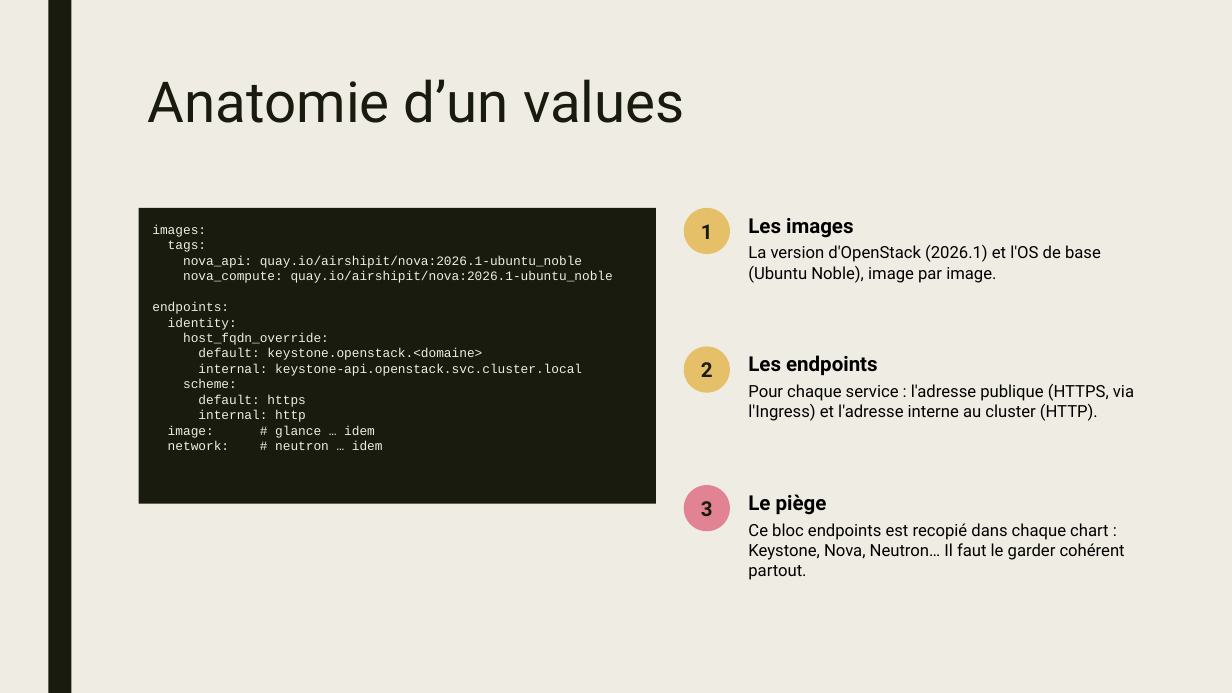
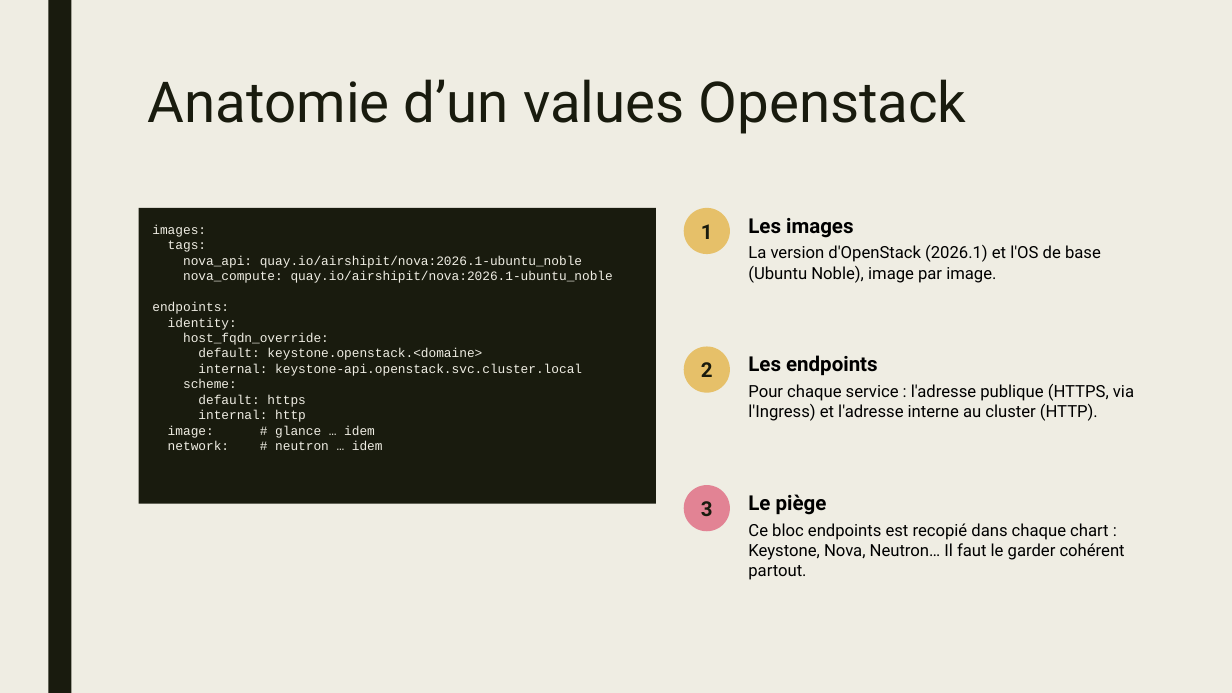
Before and after one commit to KakorHolloway/openstack-helm-demo, a slide deck: slide 23 of slides/openstack-helm-capitole-du-libre-2026.pptx. Drawn at 1232x693 pixels with LibreOffice and Linux fonts; fonts in the diff are those of the drawing. Boxes give left, top, right and bottom in pixels: in the first picture for what was removed or moved away, otherwise in the second. Text is boxed around its words. In the diff, an @@ line names an element or a change of style, - is before the commit and + after.

```diff
--- a/slides/openstack-helm-capitole-du-libre-2026.pptx
+++ b/slides/openstack-helm-capitole-du-libre-2026.pptx
@@ title at (148,79,967,134): text changed @@
-Anatomie d’un values
+Anatomie d’un values Openstack
```
Also in this commit, not shown: 1 other slide changed.
